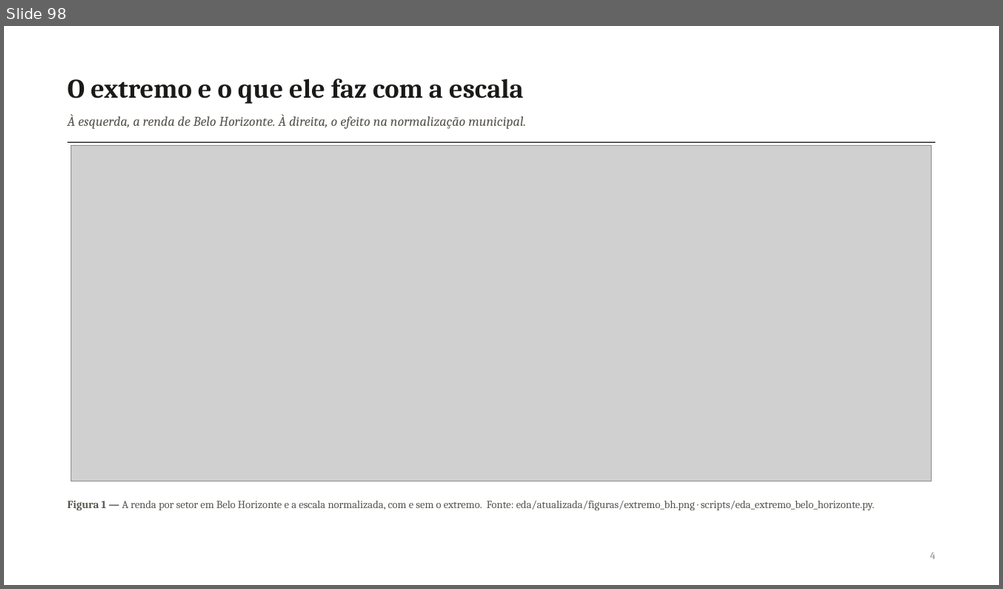
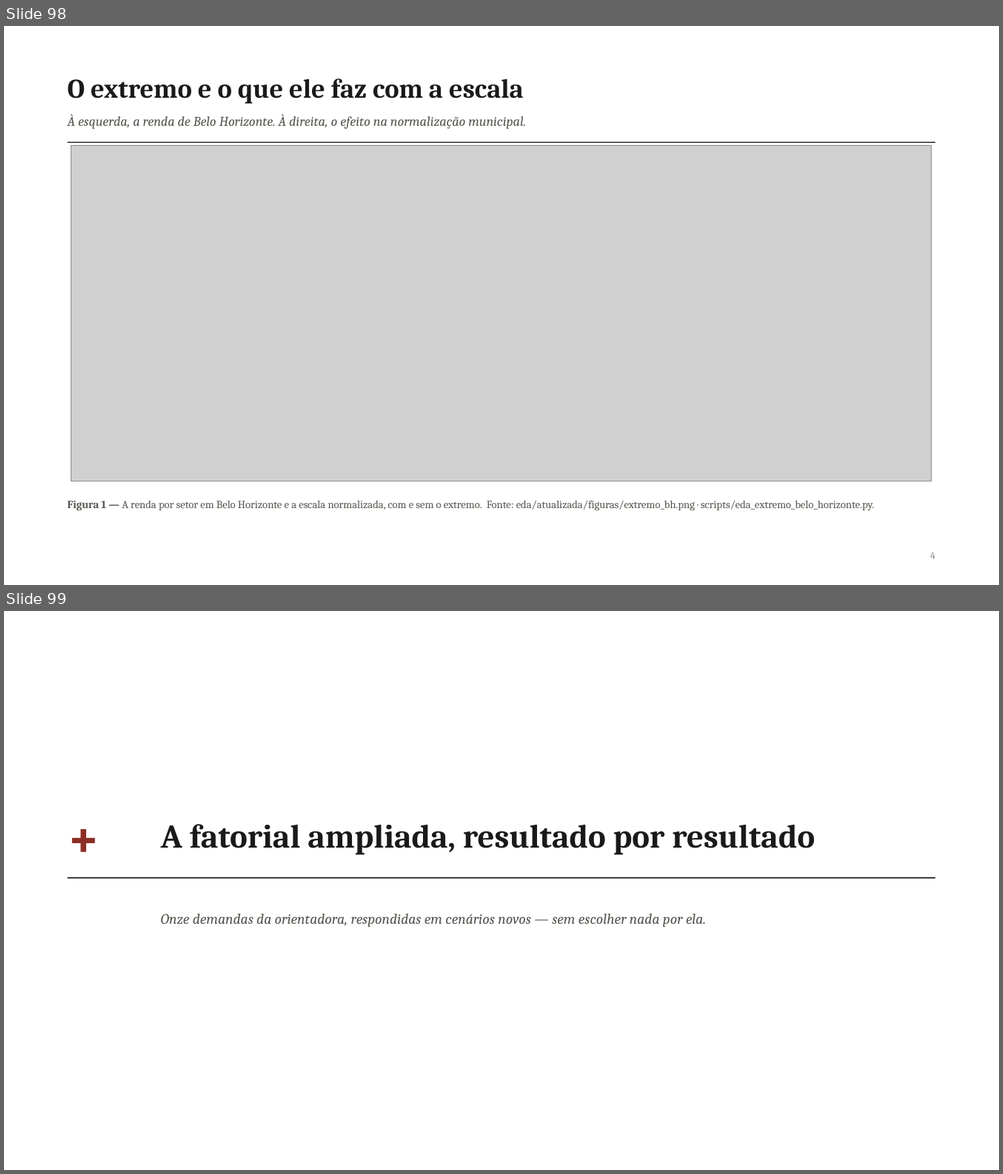
Before and after one commit to pedrinndias/Projeto_IVS_Censo, a slide deck: docs/Apresentacoes_IVS/Analise_Fatorial_NB04_2026-09.pptx. Shown one above the other, each under a label of ours: slide 98 before the commit, slides 98 and 99 after it. The pictures are 1003x589 and 1003x1174 pixels, drawn with LibreOffice and Linux fonts; fonts in the diff are those of the drawing; grey boxes stand for pictures. Boxes give left, top, right and bottom in pixels: in the first picture for what was removed or moved away, otherwise in the second. Text is boxed around its words. In the diff, an @@ line names an element or a change of style, - is before the commit and + after.

Commit message:
feat(apresentacao): anexa o bloco de slides da fatorial ampliada (4.2.2)
scripts/gerar_slides_fatorial_ampliada.js (novo, no padrão de
gerar_slides_extremo_bh.js/deck_comum.js): 8 slides -- divisoria; as onze
demandas e onde cada resposta esta; a matriz de Spearman ampliada
(figura); a grade de cenarios S0-S7 (n, KMO, Kaiser/Horn, peso Varimax
F1, AUC indice x renda sozinha); o plano fatorial de S6 em tres rotacoes
(figura, conferida rotulo a rotulo antes de usar); o lixo (fator proprio
por cenario e sensibilidade a excluir 1 municipio); a estrutura municipal
(postos dentro do municipio, indice supera a renda sozinha em 2 de 3
cenarios); o que fica para a orientadora decidir. Todo numero sai dos
CSVs de banco_de_dados/eda/fatorial_ampliada/ -- nenhum digitado.

Anexado ao deck real com scripts/juntar_decks.py, a partir da copia do
HEAD anterior (nunca do deck ja anexado): 98 -> 106 slides, 106 notas,
21 EXPLICAR intactas. Validador OOXML da skill pptx contra o HEAD
anterior: as mesmas 3 violacoes de ID (masters duplicados) que ja
existiam antes, zero erros novos. Os 8 slides novos renderizados um a
um (LibreOffice -> PDF -> PNG, via pypdf) e conferidos contra colisao de
texto e tabela fora da margem -- um bug pego nessa conferencia (aspas
duplas da descricao de S6 no CSV, "tudo isso", quebrando o split
ingênuo por ';') e corrigido no leitor de CSV do gerador antes deste
commit. pytest -q: 79 passed (nenhum codigo de src/ mudou).

```diff
--- a/docs/Apresentacoes_IVS/Analise_Fatorial_NB04_2026-09.pptx
+++ b/docs/Apresentacoes_IVS/Analise_Fatorial_NB04_2026-09.pptx
@@ slide 99 added at bbox=[4, 611, 999, 1170], background #FFFFFF @@
@@ text added at bbox=[68, 801, 157, 869], 54 pt, text #8C2F27, bold @@
++
@@ text added at bbox=[161, 824, 814, 855], 32 pt, text #1A1A18, bold @@
+A fatorial ampliada, resultado por resultado
@@ line added from (68, 878) to (935, 878), #1A1A18 1 pt @@
@@ text added at bbox=[161, 914, 706, 928], 14 pt, text #56534C, italic @@
+Onze demandas da orientadora, respondidas em cenários novos — sem escolher nada por ela.
```
Also in this commit, not shown: 7 other slides added, 1 other file.
